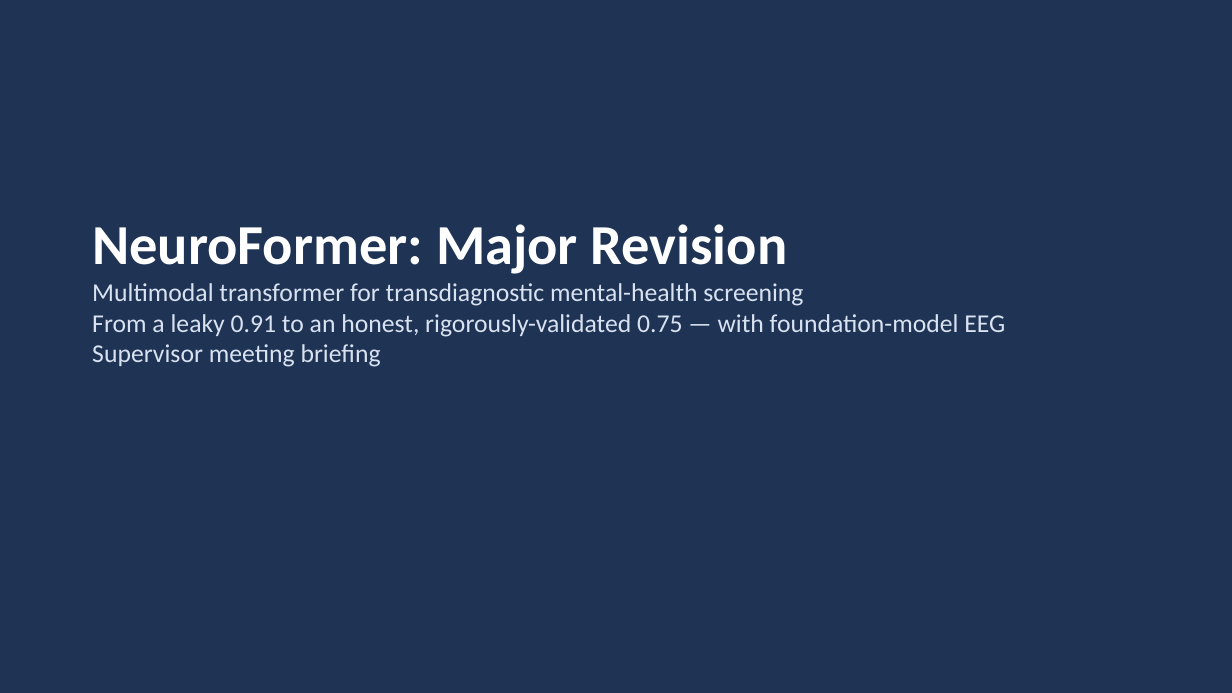
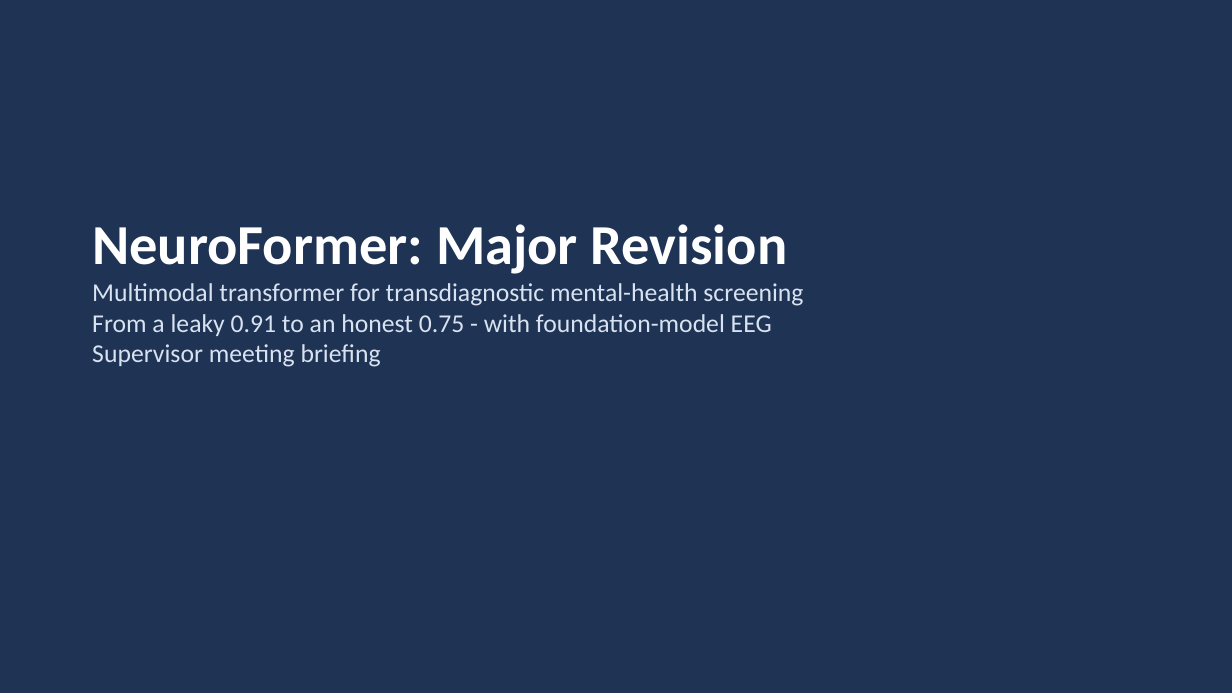
Before and after one commit to AyeshaAnzer1610/neuroformer, a slide deck: slide 1 of docs/resubmission/NeuroFormer-Supervisor-Meeting.pptx. Drawn at 1232x693 pixels with LibreOffice and Linux fonts; fonts in the diff are those of the drawing. Boxes give left, top, right and bottom in pixels: in the first picture for what was removed or moved away, otherwise in the second. Text is boxed around its words. In the diff, an @@ line names an element or a change of style, - is before the commit and + after.

```diff
--- a/docs/resubmission/NeuroFormer-Supervisor-Meeting.pptx
+++ b/docs/resubmission/NeuroFormer-Supervisor-Meeting.pptx
@@ text at (x1=92, y1=314, x2=772, y2=336): text changed @@
-From a leaky 0.91 to an honest, rigorously-validated 0.75 — with foundation-model EEG
+From a leaky 0.91 to an honest 0.75 - with foundation-model EEG
```
Also in this commit, not shown: 8 other slides changed, 2 slides added, 1 other file.
